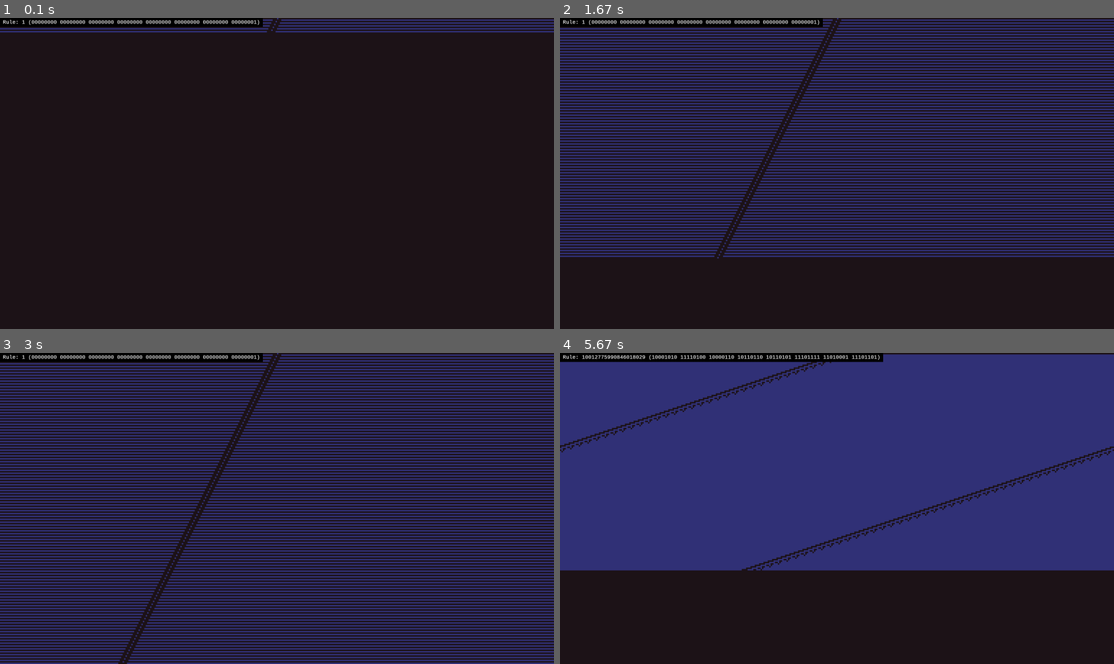
Above: before the commit, frames 1-4 (two rows, left to right).
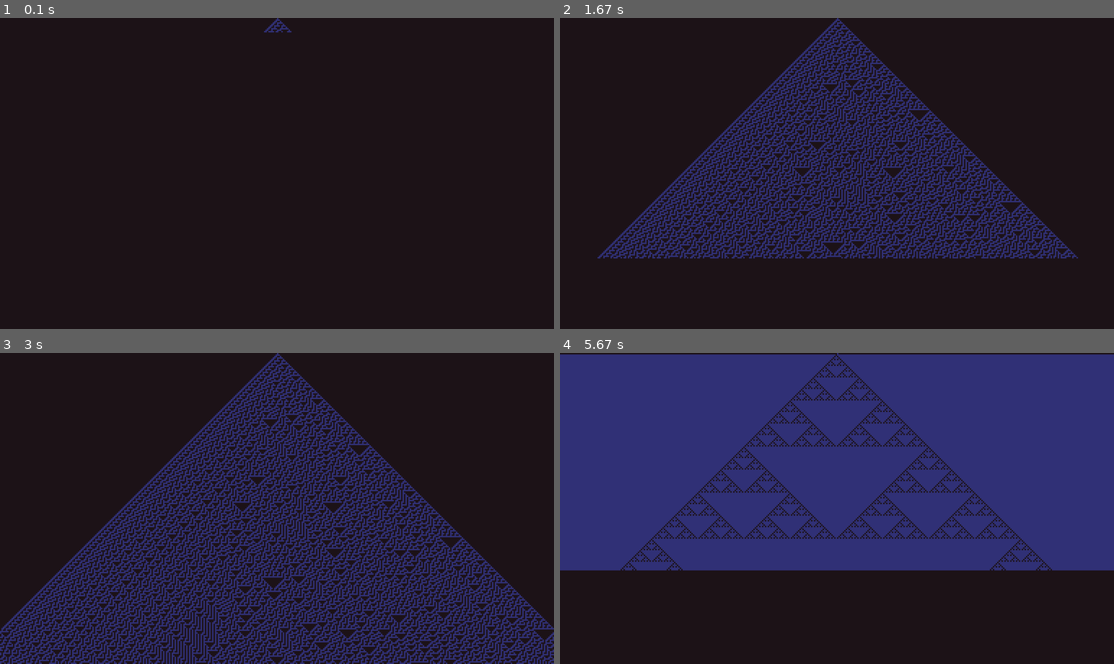
Above: after the commit, the same moments.

Repository: Dyretna/ca_simulator
Game: pygame game, started from src/pygame_automata/cli.py
The game is run twice, just before and just after one commit, with the same random seed, the same clock (stepped at 60 frames per second) and the same inputs.
Inputs:
- Up to frame 1 (0.1 s): no input
- Up to frame 2 (1.67 s): no input
- Up to frame 3 (3 s): no input
- Up to frame 4 (5.67 s): no input

The runs differ from the first frame. In frame 1, 3.3% of the frame differs, in the area x 0-100%, y 0-5%; in frame 2, 44%; in frame 3, 57%, in the area x 0-100%, y 0-100%; in frame 4, 7.0%.

Commit message:
Add cli bool flag for "show_rulebox". set config default to false.

Diff:
--- a/src/pygame_automata/cli.py
+++ b/src/pygame_automata/cli.py
@@ -42,8 +42,10 @@
     parser.add_argument(
         "--ruleset-size",
         type=int,
-        default=64,
-        help="Number of rules in the ruleset (default: 64).",
+        default=8,
+        help="Bitsize of the ruleset. "
+        + "Available bitsizes: 8, 16, 32, 64. "
+        + "(default: 8).",
     )
 
     parser.add_argument(
@@ -63,6 +65,12 @@
 
     parser.add_argument(
         "--cell-size", type=int, default=5, help="Pixel size of each cell."
+    )
+
+    parser.add_argument(
+        "--show-rulebox",
+        action="store_true",
+        help="Toggle showing rulebox at topleft",
     )
 
     # --- timing ---
@@ -89,8 +97,7 @@
     # --- saving ---
     parser.add_argument(
         "--save-folder",
-        type=str,
-        default="examples",
+        action="store_true",
         help="Folder to save screenshots.",
     )
 
@@ -116,7 +123,7 @@
         timestep_ms=args.timestep_ms,
         bg_color=parse_color(args.bg_color),
         fill_color=parse_color(args.fill_color),
-        show_rulebox=True,
+        show_rulebox=args.show_rulebox,
         save_folder=args.save_folder,
     )
 
@@ -128,7 +135,7 @@
     elif args.rule is not None:
         ruleset_code = args.rule
     else:
-        ruleset_code = 1  # default
+        ruleset_code = 30  # default
 
     print("Rule:", ruleset_code)
 
--- a/src/pygame_automata/config.py
+++ b/src/pygame_automata/config.py
@@ -12,5 +12,5 @@
     timestep_ms: int = 5
     bg_color: tuple[int, int, int] = (0, 0, 0)
     fill_color: tuple[int, int, int] = (20, 50, 100)
-    show_rulebox: bool = True
+    show_rulebox: bool = False
     save_folder: Path = Path.joinpath(Path.cwd(), "examples")
